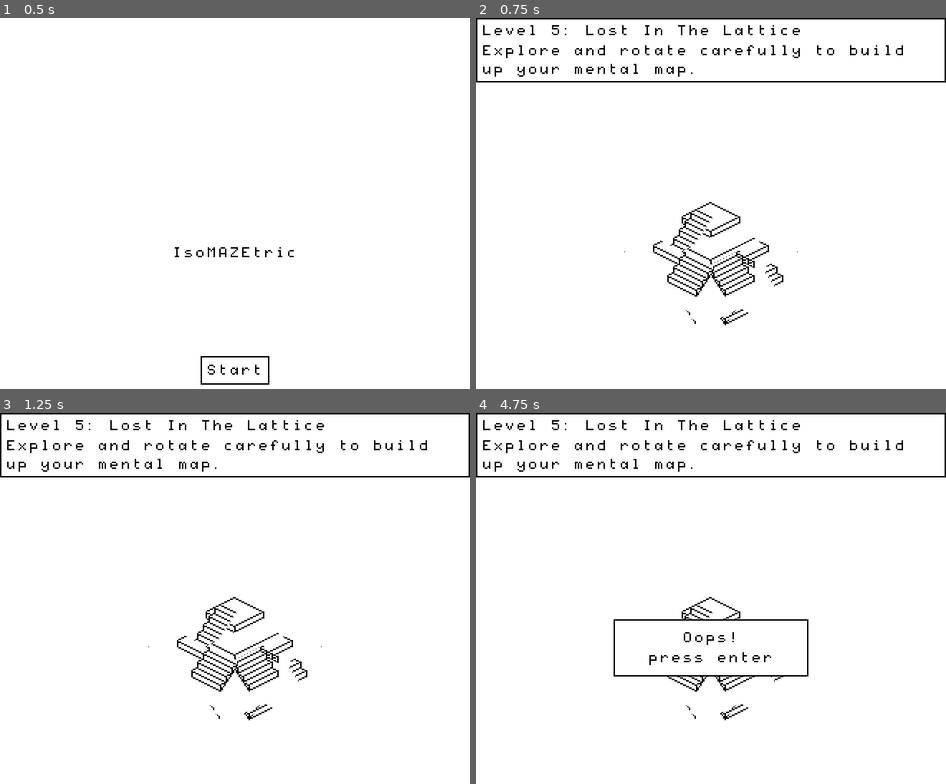
Above: before the commit, frames 1-4 (two rows, left to right).
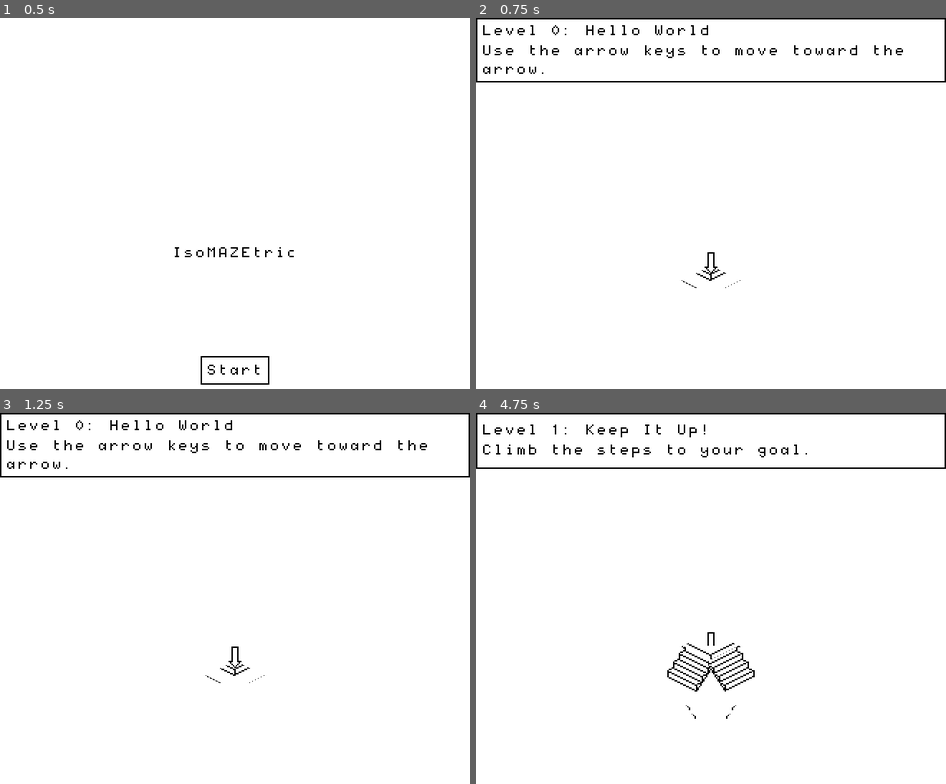
Above: after the commit, the same moments.

Repository: jlcarr/IsoMAZEtric
Game: Godot game, scene res://Menu/Menu.tscn
The game is run twice, just before and just after one commit, with the same random seed, the same clock (stepped at 60 frames per second) and the same inputs.
Inputs:
- Up to frame 1 (0.5 s): no input
- Up to frame 2 (0.75 s): click "Start" at 0.5 s
- Up to frame 3 (1.25 s): no input
- Up to frame 4 (4.75 s): tap Enter (ui_accept) at 1.25, 2.1, 2.27, 2.57, 2.75, 3.6, 3.77, 4.07 s; hold Right (ui_right) 1.28-2.03 s; hold Enter (ui_accept) 1.28-2.03 s; hold Down (ui_down) 2.03-2.78 s; hold Right (ui_right) 2.78-3.53 s; hold Enter (ui_accept) 2.78-3.53 s; hold Up (ui_up) 3.53-4.28 s; hold Left (ui_left) from 4.28 s (still down); hold Enter (ui_accept) from 4.28 s (still down)

Frame 1 is identical in both runs. In frame 2, 2.0% of the frame differs, in the area x 1-91%, y 1-83%; in frame 3, 2.0%; in frame 4, 3.2%, in the area x 0-100%, y 1-83%.

Commit message:
More new levels.

Diff:
--- a/src/Levels.gd
+++ b/src/Levels.gd
@@ -161,7 +161,71 @@
 			]
 	},
 	{
-		"Name": "Level 4: A Matter Of Perspective",
+		"Name": "Level 4: Leap Of Faith",
+		"HintText": "Sometimes you'll need to jump off the beaten path to reach your goals.",
+		"ConstMap":
+			[
+				[
+					[1,0,0,0,0,0,1],
+				],
+				[
+					[6,0,0,0,0,3,0],
+				],
+				[
+					[0,0,0,0,3,0,0],
+				],
+				[
+					[0,0,0,3,0,0,0],
+				],
+				[
+					[0,1,3,0,0,0,0],
+				],
+			]
+	},
+	{
+		"Name": "Level 6: Ups And Downs",
+		"HintText": "",
+		"ConstMap":
+			[
+				[
+					[0,0,0],
+					[0,0,0],
+					[1,0,1]
+				],
+				[
+					[1,0,0],
+					[2,0,0],
+					[0,3,0]
+				],
+				[
+					[0,5,1],
+					[0,0,0],
+					[0,0,0]
+				],
+				[
+					[0,0,0],
+					[0,0,4],
+					[1,0,1]
+				],
+				[
+					[1,0,0],
+					[2,0,0],
+					[0,3,0]
+				],
+				[
+					[0,5,1],
+					[0,0,0],
+					[0,0,0]
+				],
+				[
+					[0,0,6],
+					[0,0,0],
+					[0,0,0]
+				]
+			]
+	},
+	{
+		"Name": "Level 6: A Matter Of Perspective",
 		"HintText": "Beware illusions of perspective!",
 		"ConstMap":
 			[
@@ -192,7 +256,38 @@
 			]
 	},
 	{
-		"Name": "Level 5: Lost In The Lattice",
+		"Name": "Level 7: Super Symmetry",
+		"HintText": "Beware false endings!",
+		"ConstMap":
+			[
+				[
+					[1,1,0,0,0,1],
+					[0,0,0,0,0,1],
+					[0,0,0,0,0,0],
+					[0,0,0,0,0,0],
+					[1,0,0,0,0,0],
+					[1,0,0,0,1,1],
+				],
+				[
+					[6,0,5,1,0,0],
+					[0,0,1,0,0,0],
+					[1,0,0,0,1,4],
+					[2,1,0,0,0,1],
+					[0,0,0,1,0,0],
+					[0,0,1,3,0,0],
+				],
+				[
+					[0,0,0,0,0,0],
+					[0,0,0,0,0,0],
+					[0,0,4,3,0,0],
+					[0,0,5,2,0,0],
+					[0,0,0,0,0,0],
+					[0,0,0,0,0,0],
+				],
+			]
+	},
+	{
+		"Name": "Level 8: Lost In The Lattice",
 		"HintText": "Explore and rotate carefully to build up your mental map.",
 		"ConstMap":
 			[
@@ -238,48 +333,6 @@
 					[0,0,0,0,0],
 					[0,0,0,0,0]
 				]
-			]
-	},
-	{
-		"Name": "Level 5: xyz",
-		"HintText": "",
-		"ConstMap":
-			[
-				[
-					[1,1,1,1,1],
-					[1,1,1,1,1],
-					[1,1,1,1,1],
-					[1,1,1,1,1],
-					[1,1,1,1,1],
-				],
-				[
-					[0,2,3,4,5],
-					[0,0,0,0,0],
-					[0,0,0,3,0],
-					[0,0,0,3,0],
-					[0,0,0,3,0],
-				],
-				[
-					[0,0,0,0,0],
-					[0,0,0,0,0],
-					[0,0,3,0,0],
-					[0,0,3,0,0],
-					[0,0,3,0,1],
-				],
-				[
-					[0,0,0,0,0],
-					[0,0,0,0,0],
-					[1,3,0,0,0],
-					[1,3,0,0,0],
-					[1,3,0,0,0],
-				],
-				[
-					[0,0,0,0,0],
-					[0,0,0,0,0],
-					[6,0,0,0,0],
-					[0,0,0,0,0],
-					[0,0,0,0,0],
-				],
 			]
 	},
 	{
--- a/src/Main/Main.gd
+++ b/src/Main/Main.gd
@@ -28,7 +28,7 @@
 	get_tree().paused = false
 	obj_list.append(player)
 	var level = Levels.levels[Levels.current_level]
-	level = Levels.levels[5]
+	#level = Levels.levels[8]
 
 	# Add the text
 	LevelName.text = level["Name"]
--- a/src/Tiles/Player/player.gd
+++ b/src/Tiles/Player/player.gd
@@ -12,7 +12,7 @@
 
 # Setup vars
 var orig = Vector3()
-const GRAVITY = 0.98
+const GRAVITY = 10.98
 const JUMP_FORCE = 20
 var fall_speed = 0
 
